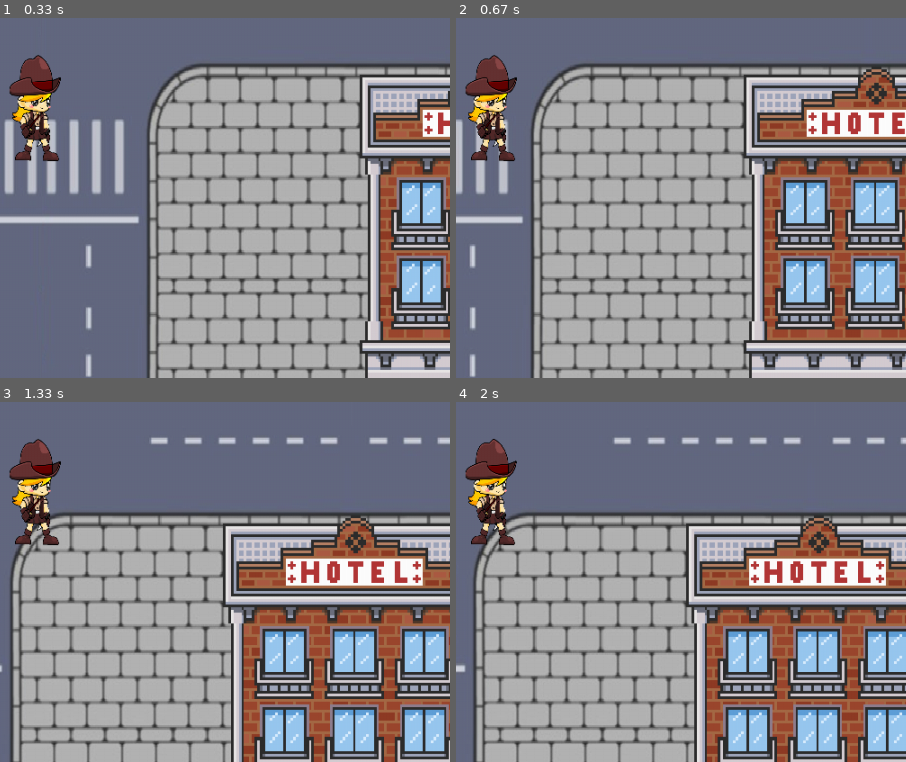
Above: before the commit, frames 1-4 (two rows, left to right).
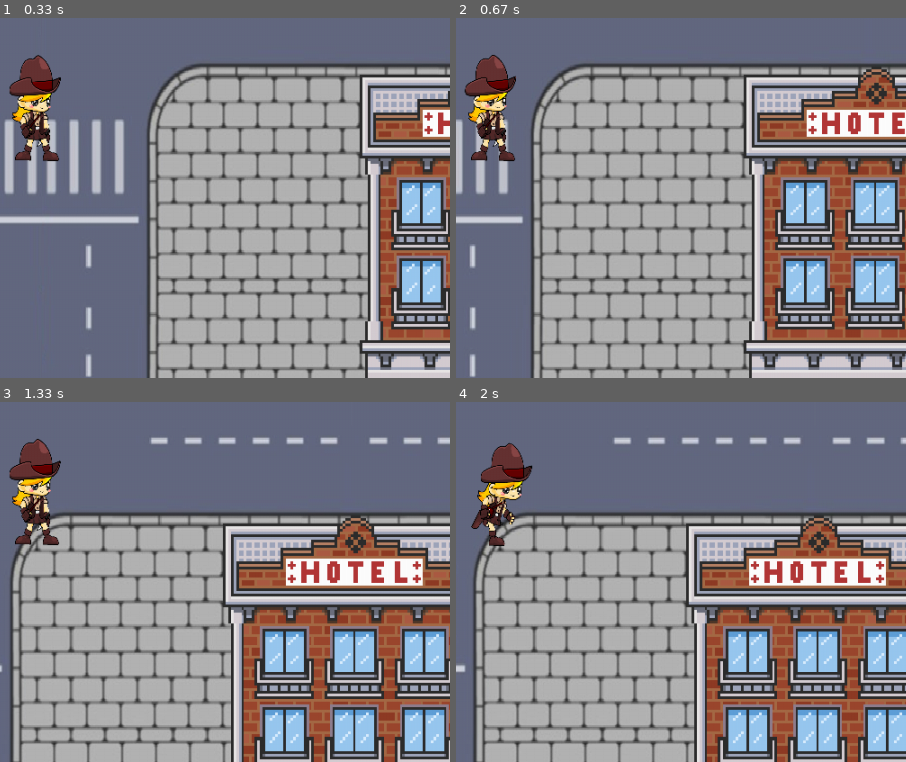
Above: after the commit, the same moments.

Repository: viniciusgomes2005/pygame_GPV
Game: pygame game, started from Mapa.py
Same seed, same stepped clock (60 frames per second), same inputs: the game is played once before the commit and once after it.
Inputs:
- Up to frame 1 (0.33 s): no input
- Up to frame 2 (0.67 s): hold D from 0.33 s (still down)
- Up to frame 3 (1.33 s): release D at 0.8 s; hold W 0.83-1.13 s; hold D from 1.17 s (still down)
- Up to frame 4 (2 s): release D at 1.63 s; hold A from 1.67 s (still down)
The pictures show only the part of the screen within x 35-85%, y 50-100%; the shares and areas given below are measured in that part.

Frame 1 is identical in both runs. In frame 2, 0.4% of the frame differs, in the area x 1-14%, y 10-35%; in frame 3, 0.1%; in frame 4, 2.4%, in the area x 2-18%, y 10-40%.

Commit message:
Corre certo

Diff:
--- a/Mapa.py
+++ b/Mapa.py
@@ -17,12 +17,18 @@
 predio1_img = pygame.image.load('assets/Sprites/predio1.png').convert_alpha()
 predio1_img = pygame.transform.scale(predio1_img, (300, 500))
 Player_Normal_Anim=[]
-for i in range(1,10):
+for i in range(1,11):
     # Os arquivos de animação são numerados de 00 a 10
-    filename = 'assets/Sprites/Player_Normal{}.png'.format(i)
-    img = pygame.image.load(filename).convert_alpha()
-    img = pygame.transform.scale(img, (120, 130))
-    Player_Normal_Anim.append(img)
+    Player_Normal = 'assets/Sprites/Player_Normal{}.png'.format(i)
+    Player_Normal_img = pygame.image.load(Player_Normal).convert_alpha()
+    Player_Normal_img = pygame.transform.scale(Player_Normal_img, (120, 130))
+    Player_Normal_Anim.append(Player_Normal_img)
+for i in range(1,9):
+    # Os arquivos de animação são numerados de 00 a 10
+    Player_Run = 'assets/Sprites/Player_Run{}.png'.format(i)
+    Player_Run_img = pygame.image.load(Player_Run).convert_alpha()
+    Player_Run_img = pygame.transform.scale(Player_Run_img, (120, 130))
+    Player_Normal_Anim.append(Player_Run_img)
 
 ###########################  GRUPOS  ################################
 
@@ -93,10 +99,16 @@
             if elapsed_ticks>self.frame_ticks:
                 self.last_update=now
                 self.frame+=1
-                if self.frame == len(self.anim):
+                if self.frame >= 10:
                     self.frame=0
                 self.img=self.anim[self.frame]
-
+        elif quarteirao.speedx!=0 or quarteirao.speedy!=0:
+            if elapsed_ticks>self.frame_ticks:
+                self.last_update=now
+                self.frame+=1
+                if self.frame == 18:
+                    self.frame=10
+                self.img=self.anim[self.frame]
 Player_Grupo.add(Player(Player_Normal_Anim))
 
 predio2=[predio1_img,350,150]
